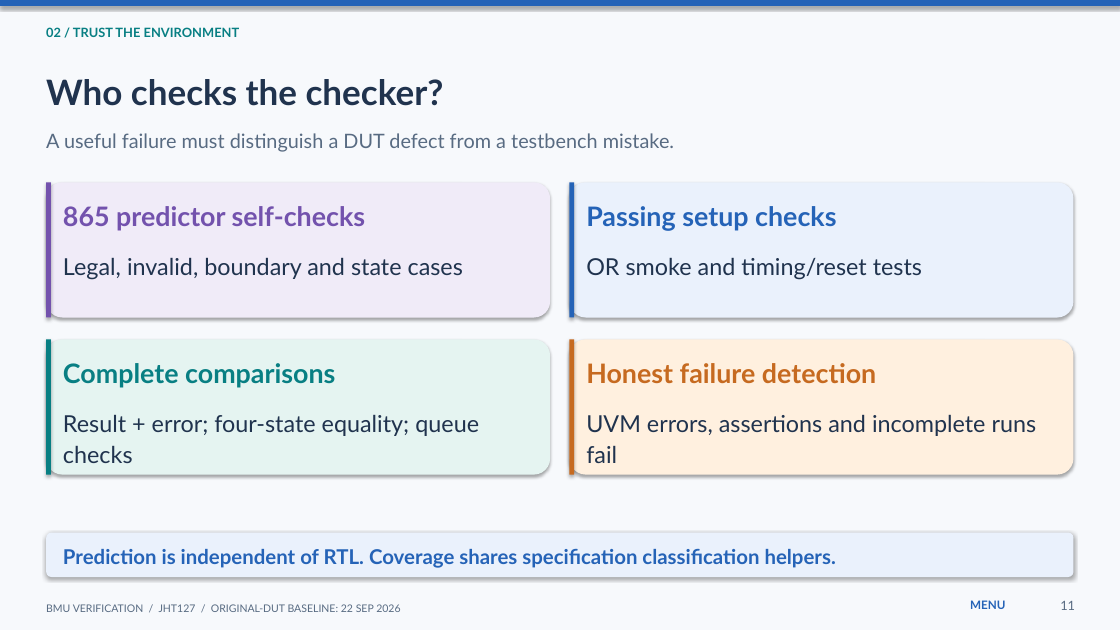
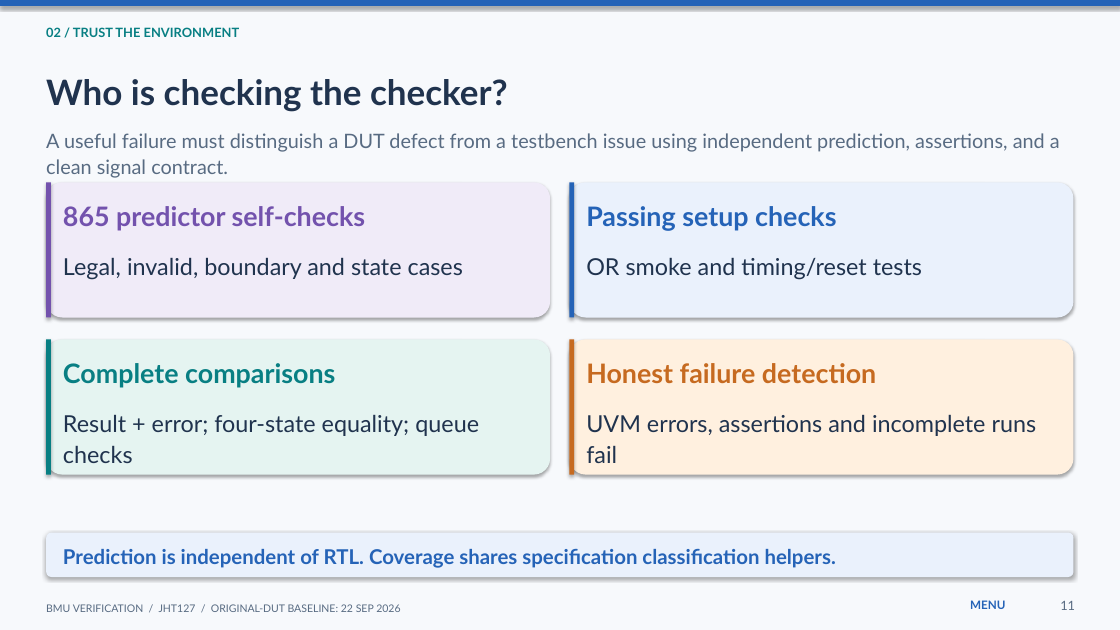
Before and after one commit to JHT127/riscv-bmu-verification, a slide deck: slide 11 of docs/09_presentation/Presentation_BMU_Verification.pptx. Drawn at 1120x630 pixels with LibreOffice and Linux fonts; fonts in the diff are those of the drawing. Boxes give left, top, right and bottom in pixels: in the first picture for what was removed or moved away, otherwise in the second. Text is boxed around its words. In the diff, an @@ line names an element or a change of style, - is before the commit and + after.

```diff
--- a/docs/09_presentation/Presentation_BMU_Verification.pptx
+++ b/docs/09_presentation/Presentation_BMU_Verification.pptx
@@ text at bbox=[46, 79, 508, 112]: text changed @@
-Who checks the checker?
+Who is checking the checker?
@@ text at bbox=[46, 133, 1060, 178]: text changed @@
-A useful failure must distinguish a DUT defect from a testbench mistake.
+A useful failure must distinguish a DUT defect from a testbench issue using independent prediction, assertions, and a clean signal contract.
```
Also in this commit, not shown: 12 other slides changed.
